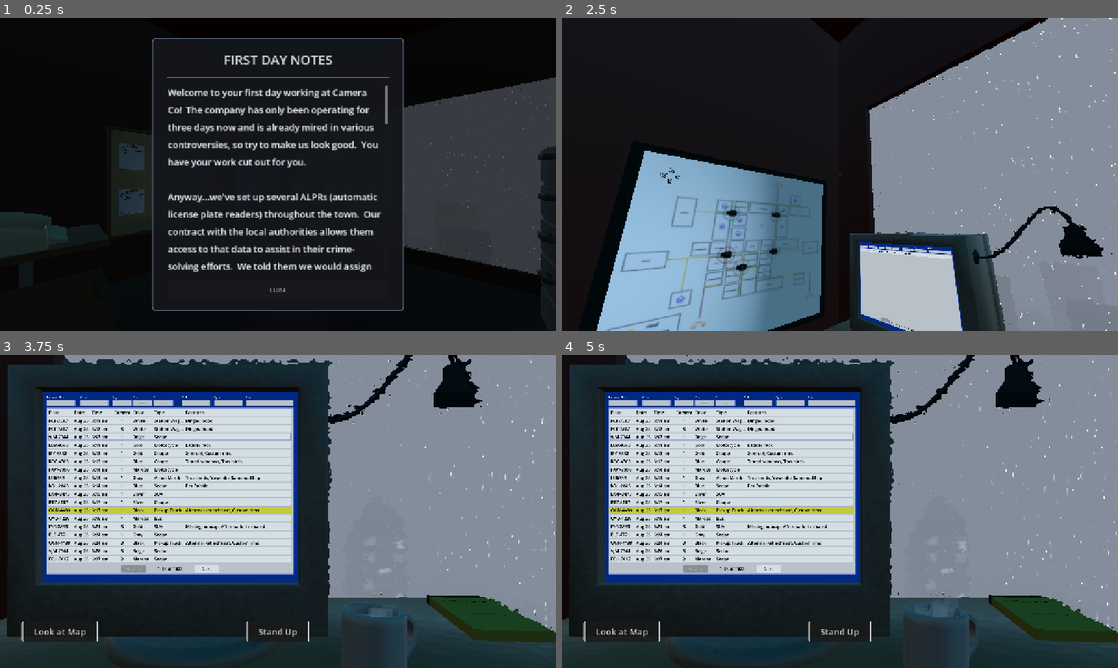
Above: before the commit, frames 1-4 (two rows, left to right).
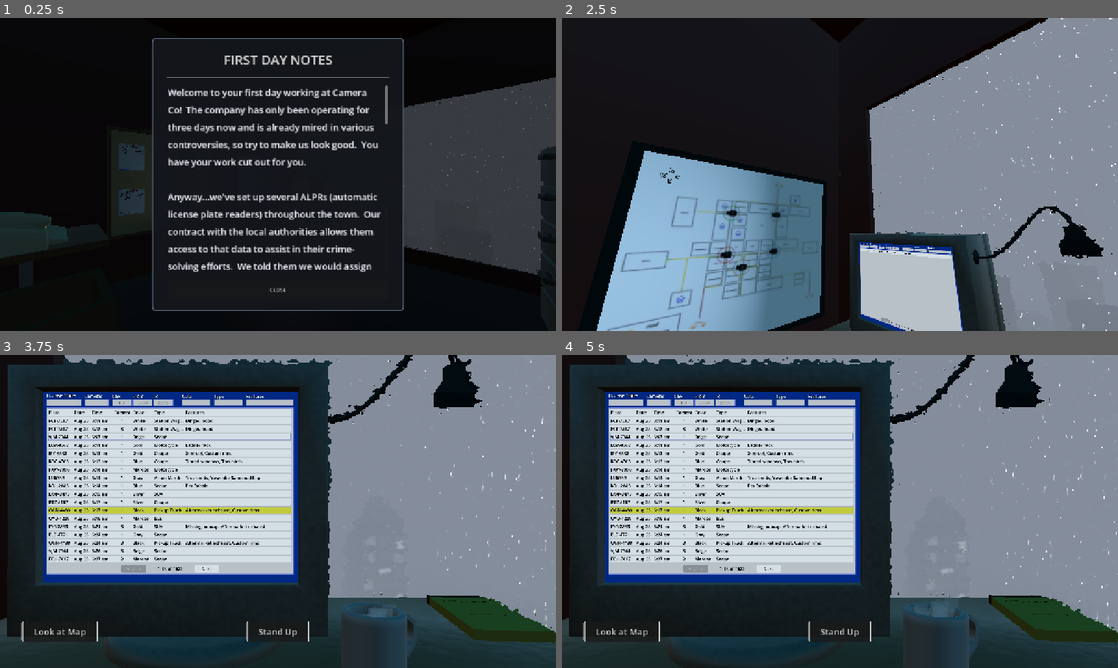
Above: after the commit, the same moments.

Repository: Ciph3rzer0/brackeys-2026.2-trust-no-one
Game: Godot game, scene res://scenes/city.tscn
The game is run twice, just before and just after one commit, with the same random seed, the same clock (stepped at 60 frames per second) and the same inputs.
Inputs (mouse positions are in pixels of both pictures, inside the frame that each line leads up to):
- Up to frame 1 (0.25 s): no input
- Up to frame 2 (2.5 s): tap Enter at 0.5 s; move the mouse to (812, 237) at 0.52 s; hold E (pc_interact) 0.53-1.28 s; hold W (pc_forward) from 0.53 s (still down); click (812, 237) at 0.67 s; tap Space at 0.77, 1.07, 1.52, 1.82 s; move the mouse to (878, 177) at 1.27 s; tap Ctrl at 1.35 s; move the mouse to (795, 171) at 2.02 s; hold Shift from 2.03 s (still down)
- Up to frame 3 (3.75 s): tap E (pc_interact) at 2.75, 2.85 s; move the mouse to (283, 511) at 2.77 s; release W (pc_forward) at 2.78 s; release Shift at 2.78 s; hold A (pc_left) 2.78-3.53 s; click (283, 511) at 2.92 s; tap Space at 3.02, 3.32 s; move the mouse to (194, 433) at 3.52 s; hold S (pc_back) from 3.53 s (still down); hold Ctrl from 3.53 s (still down)
- Up to frame 4 (5 s): tap Space at 3.77, 4.07 s; release S (pc_back) at 4.25 s; release Ctrl at 4.25 s; drag from (962, 495) to (756, 433) at 4.27 s

The runs differ from the first frame. In frame 2, less than 0.1% of the frame differs, in the area x 53-70%, y 72-76%; in frame 3, 0.3%, in the area x 8-53%, y 12-17%; in frame 4, 0.3%.

Commit message:
ui: make sort/filter more visible

Diff:
--- a/theme/main_theme.tres
+++ b/theme/main_theme.tres
@@ -9,6 +9,7 @@
 Control/font_sizes/font_size = 12
 LineEdit/colors/caret_color = Color(0.09048257, 0.09048229, 0.09048233, 1)
 LineEdit/colors/font_placeholder_color = Color(0.26111305, 0.26111245, 0.26111257, 0.6)
+LineEdit/font_sizes/font_size = 20
 LineEdit/styles/focus = ExtResource("1_afw5t")
 LineEdit/styles/normal = ExtResource("1_afw5t")
 PanelContainer/styles/panel = ExtResource("1_afw5t")
@@ -19,3 +20,4 @@
 white_text/colors/font_color = Color(1, 1, 1, 1)
 white_text/colors/font_outline_color = Color(0, 0, 0, 1)
 white_text/colors/font_shadow_color = Color(0, 0, 0, 1)
+white_text/font_sizes/font_size = 22
--- a/ui/computer-screen/computer_screen.tscn
+++ b/ui/computer-screen/computer_screen.tscn
@@ -70,49 +70,48 @@
 unique_name_in_owner = true
 layout_mode = 0
 offset_left = 16.0
-offset_top = 41.0
-offset_right = 161.0
-offset_bottom = 74.0
+offset_top = 37.0
+offset_right = 191.0
+offset_bottom = 73.0
+max_length = 12
 script = ExtResource("2_i7m88")
 
-[node name="LablePlate" type="Label" parent="PlateFilter" unique_id=1775027030]
-layout_mode = 0
-offset_left = 1.0
-offset_top = -25.0
-offset_right = 107.0
+[node name="LabelPlate" type="Label" parent="PlateFilter" unique_id=1775027030]
+layout_mode = 0
+offset_left = 1.0
+offset_top = -33.0
+offset_right = 146.0
 offset_bottom = -2.0
 theme = ExtResource("3_ni5x2")
 theme_type_variation = &"white_text"
-theme_override_font_sizes/font_size = 15
 text = "License Plate:"
 
 [node name="CameraFilter" type="LineEdit" parent="." unique_id=1794576891]
 unique_name_in_owner = true
 layout_mode = 0
-offset_left = 184.0
-offset_top = 41.0
+offset_left = 207.0
+offset_top = 37.0
 offset_right = 329.0
-offset_bottom = 74.0
+offset_bottom = 73.0
+max_length = 1
 script = ExtResource("2_i7m88")
 
 [node name="LabelCamera" type="Label" parent="CameraFilter" unique_id=415045348]
 layout_mode = 0
 offset_left = 1.0
-offset_top = -25.0
-offset_right = 107.0
-offset_bottom = -2.0
-theme = ExtResource("3_ni5x2")
-theme_type_variation = &"white_text"
-theme_override_font_sizes/font_size = 15
+offset_top = -31.0
+offset_right = 107.0
+theme = ExtResource("3_ni5x2")
+theme_type_variation = &"white_text"
 text = "Camera:"
 
 [node name="DayFilter" type="LineEdit" parent="." unique_id=1025718184]
 unique_name_in_owner = true
 layout_mode = 0
 offset_left = 344.0
-offset_top = 41.0
+offset_top = 37.0
 offset_right = 444.0
-offset_bottom = 74.0
+offset_bottom = 73.0
 theme = ExtResource("3_ni5x2")
 placeholder_text = "DD"
 alignment = 1
@@ -125,75 +124,67 @@
 [node name="Label" type="Label" parent="DayFilter" unique_id=16784460]
 layout_mode = 0
 offset_left = 1.0
-offset_top = -25.0
-offset_right = 107.0
-offset_bottom = -2.0
-theme = ExtResource("3_ni5x2")
-theme_type_variation = &"white_text"
-theme_override_font_sizes/font_size = 15
+offset_top = -31.0
+offset_right = 107.0
+theme = ExtResource("3_ni5x2")
+theme_type_variation = &"white_text"
 text = "Day"
 
 [node name="FromTimeFilter" type="LineEdit" parent="." unique_id=2085964683]
 unique_name_in_owner = true
 layout_mode = 0
 offset_left = 448.0
-offset_top = 41.0
+offset_top = 37.0
 offset_right = 548.0
-offset_bottom = 74.0
+offset_bottom = 73.0
 theme = ExtResource("3_ni5x2")
 placeholder_text = "00:00"
 alignment = 1
 max_length = 5
 select_all_on_focus = true
 script = ExtResource("2_line_filter")
-validation_mode = 1
 validation_hint = "Start time in 24-hour H:MM or HH:MM format. Defaults to 00:00."
 
 [node name="Label" type="Label" parent="FromTimeFilter" unique_id=1355078998]
 layout_mode = 0
 offset_left = 1.0
-offset_top = -25.0
-offset_right = 107.0
-offset_bottom = -2.0
-theme = ExtResource("3_ni5x2")
-theme_type_variation = &"white_text"
-theme_override_font_sizes/font_size = 15
+offset_top = -31.0
+offset_right = 107.0
+theme = ExtResource("3_ni5x2")
+theme_type_variation = &"white_text"
 text = "From"
 
 [node name="ToTimeFilter" type="LineEdit" parent="." unique_id=685891661]
 unique_name_in_owner = true
 layout_mode = 0
 offset_left = 552.0
-offset_top = 41.0
+offset_top = 37.0
 offset_right = 652.0
-offset_bottom = 74.0
+offset_bottom = 73.0
 theme = ExtResource("3_ni5x2")
 placeholder_text = "23:59"
 alignment = 1
 max_length = 5
 select_all_on_focus = true
 script = ExtResource("2_line_filter")
-validation_mode = 1
 validation_hint = "End time in 24-hour H:MM or HH:MM format. Defaults to 23:59."
 
 [node name="Label" type="Label" parent="ToTimeFilter" unique_id=499115972]
 layout_mode = 0
 offset_left = 1.0
-offset_top = -25.0
-offset_right = 107.0
-offset_bottom = -2.0
-theme = ExtResource("3_ni5x2")
-theme_type_variation = &"white_text"
-theme_override_font_sizes/font_size = 15
+offset_top = -31.0
+offset_right = 107.0
+theme = ExtResource("3_ni5x2")
+theme_type_variation = &"white_text"
 text = "To"
 
 [node name="ColorFilter" type="OptionButton" parent="." unique_id=1377963714]
 unique_name_in_owner = true
 layout_mode = 0
 offset_left = 696.0
-offset_top = 41.0
+offset_top = 38.0
 offset_right = 841.0
-offset_bottom = 74.0
+offset_bottom = 71.0
 theme = ExtResource("1_lc2gm")
 fit_to_longest_item = false
 script = ExtResource("9_clvma")
@@ -201,21 +192,19 @@
 [node name="LabelColor" type="Label" parent="ColorFilter" unique_id=1871928094]
 layout_mode = 0
 offset_left = 1.0
-offset_top = -25.0
-offset_right = 107.0
-offset_bottom = -2.0
-theme = ExtResource("3_ni5x2")
-theme_type_variation = &"white_text"
-theme_override_font_sizes/font_size = 15
+offset_top = -31.0
+offset_right = 107.0
+theme = ExtResource("3_ni5x2")
+theme_type_variation = &"white_text"
 text = "Color"
 
 [node name="TypeFilter" type="OptionButton" parent="." unique_id=1467428637]
 unique_name_in_owner = true
 layout_mode = 0
 offset_left = 856.0
-offset_top = 41.0
+offset_top = 38.0
 offset_right = 1001.0
-offset_bottom = 74.0
+offset_bottom = 71.0
 theme = ExtResource("1_lc2gm")
 fit_to_longest_item = false
 script = ExtResource("9_clvma")
@@ -223,21 +212,19 @@
 [node name="LabelType" type="Label" parent="TypeFilter" unique_id=311373947]
 layout_mode = 0
 offset_left = 1.0
-offset_top = -25.0
-offset_right = 107.0
-offset_bottom = -2.0
-theme = ExtResource("3_ni5x2")
-theme_type_variation = &"white_text"
-theme_override_font_sizes/font_size = 15
+offset_top = -31.0
+offset_right = 107.0
+theme = ExtResource("3_ni5x2")
+theme_type_variation = &"white_text"
 text = "Type"
 
 [node name="FeaturesFilter" type="OptionButton" parent="." unique_id=1437918686]
 unique_name_in_owner = true
 layout_mode = 0
 offset_left = 1016.0
-offset_top = 41.0
+offset_top = 38.0
 offset_right = 1257.0
-offset_bottom = 74.0
+offset_bottom = 71.0
 theme = ExtResource("1_lc2gm")
 fit_to_longest_item = false
 script = ExtResource("9_clvma")
@@ -245,12 +232,10 @@
 [node name="LabelFeatures" type="Label" parent="FeaturesFilter" unique_id=113921603]
 layout_mode = 0
 offset_left = 1.0
-offset_top = -25.0
-offset_right = 107.0
-offset_bottom = -2.0
-theme = ExtResource("3_ni5x2")
-theme_type_variation = &"white_text"
-theme_override_font_sizes/font_size = 15
+offset_top = -31.0
+offset_right = 107.0
+theme = ExtResource("3_ni5x2")
+theme_type_variation = &"white_text"
 text = "Features"
 
 [node name="RmsPersonsTableView" parent="." unique_id=737813966 instance=ExtResource("4_tb1cc")]
Not shown: 1 places in ui/computer-screen/computer_screen.tscn that only renumber resources
